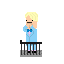
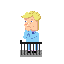
Revision of a layered 64 x 64 image; what changed, layer by layer:
renamed "Shadows" to "Layer 2", painted on it over [21,11,41,50]
removed layer "Hair" over [25,12,38,22]
removed layer "Top" over [26,29,37,45]
removed layer "Bottom" over [26,39,36,50]
removed layer "Body" over [26,13,37,50]
